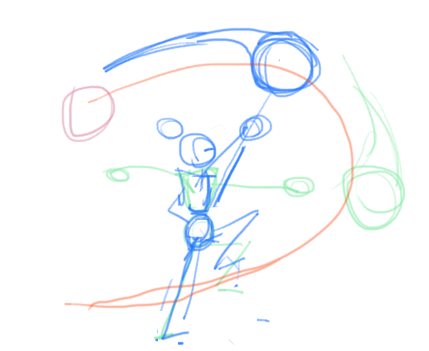
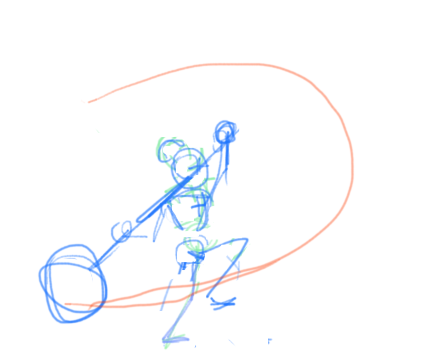
Two versions of the same layered image (429x351). Layer-by-layer changes:
painted on "Paint Layer 5" over left=37, top=27, right=406, bottom=350
painted on "Paint Layer 4" over left=37, top=64, right=320, bottom=350
